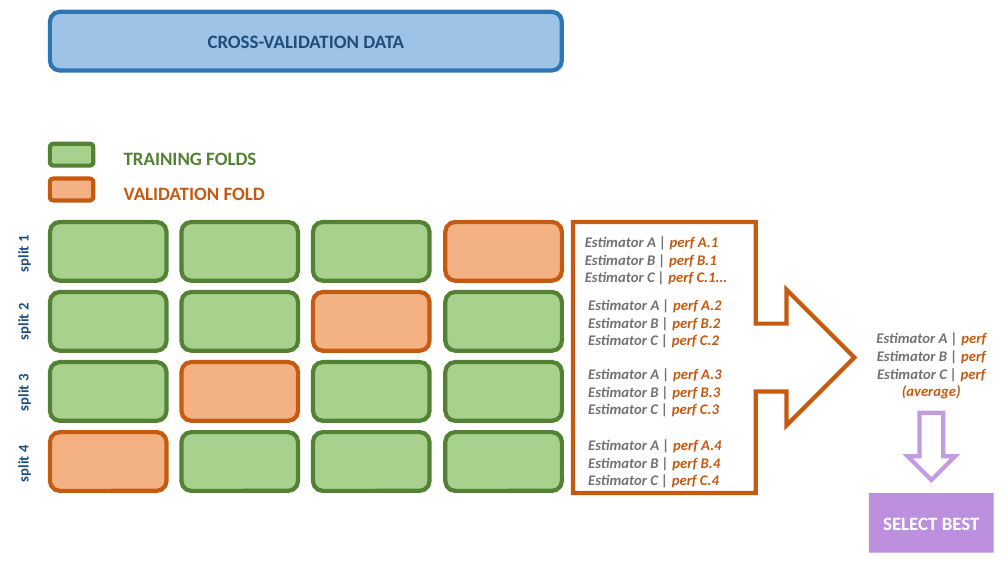
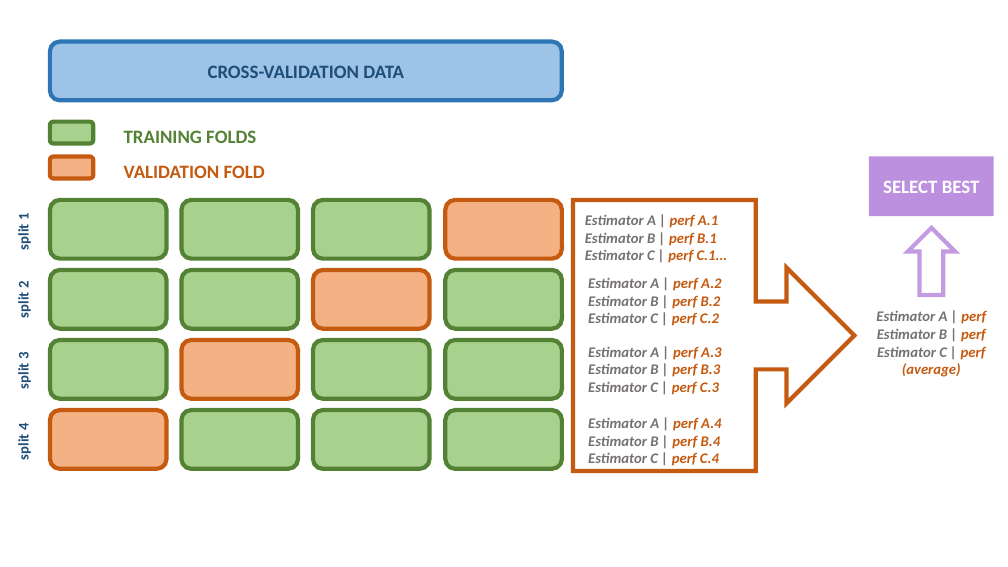
Before and after one commit to astrostatistics-in-crete/2023_summer_school, a slide deck: slide 8 of ML_Practices/images/ML Practices.pptx. Drawn at 1008x567 pixels with LibreOffice and Linux fonts; fonts in the diff are those of the drawing. Boxes give left, top, right and bottom in pixels: in the first picture for what was removed or moved away, otherwise in the second. Text is boxed around its words. In the diff, an @@ line names an element or a change of style, - is before the commit and + after.

```diff
--- a/ML_Practices/images/ML Practices.pptx
+++ b/ML_Practices/images/ML Practices.pptx
@@ rounded rectangle "CROSS-VALIDATION DATA": place and size @@
-rounded rectangle "CROSS-VALIDATION DATA" at box(50, 12, 562, 71)
+rounded rectangle "CROSS-VALIDATION DATA" at box(50, 42, 562, 101)
@@ rectangle "SELECT BEST": place and size @@
-rectangle "SELECT BEST" at box(869, 493, 994, 553)
+rectangle "SELECT BEST" at box(869, 157, 994, 216)
@@ 14 rounded rectangles, 9 texts, 1 right arrow callout: place and size @@
-14 rounded rectangles, 9 texts, 1 right arrow callout at box(15, 144, 986, 494)
+14 rounded rectangles, 9 texts, 1 right arrow callout at box(15, 122, 986, 471)
@@ down arrow at box(908, 228, 955, 295): rotation 0 to 180 degrees @@
@@ 4 rounded rectangles, 2 texts: place and size @@
-4 rounded rectangles, 2 texts at box(50, 152, 721, 492)
+4 rounded rectangles, 2 texts at box(50, 130, 721, 469)
```
Also in this commit, not shown: 1 slide added, 5 other files.
